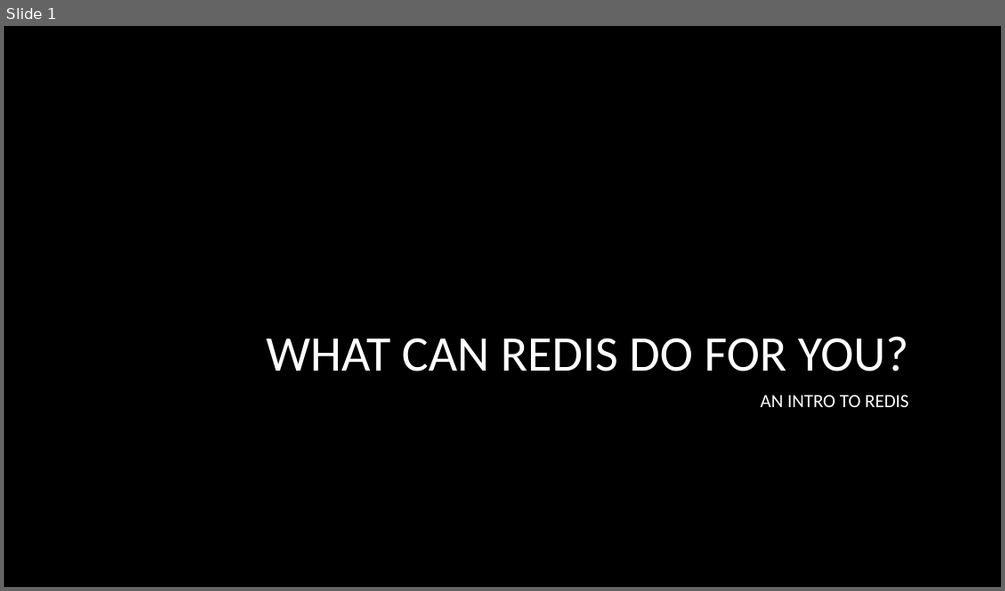
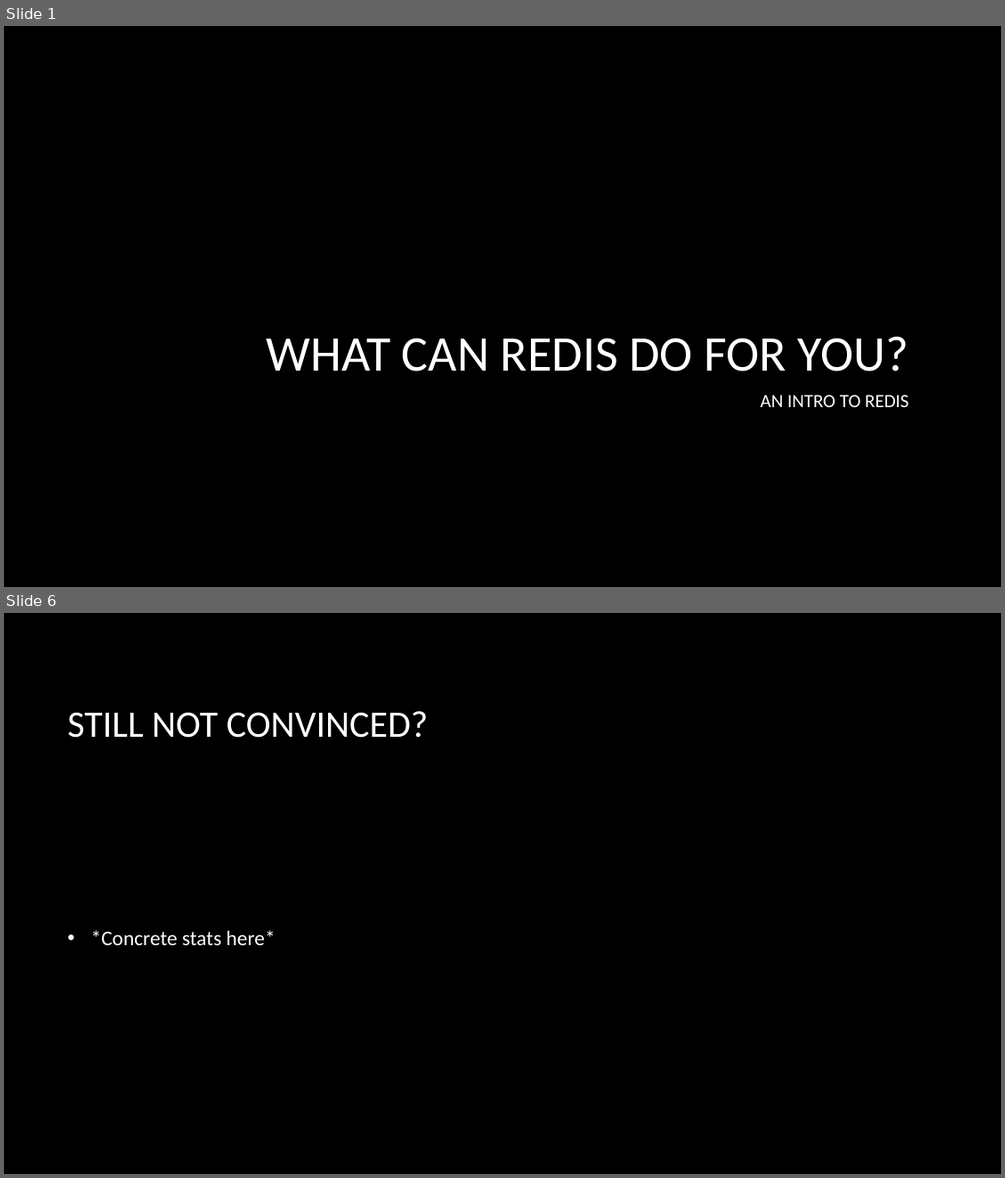
Before and after one commit to zoldham/Redis-Intro, a slide deck: Presenters/Presentation.pptx. Shown one above the other, each under a label of ours: slide 1 before the commit, slides 1 and 6 after it; the slides between them are not shown. The pictures are 1005x591 and 1005x1178 pixels, drawn with LibreOffice and Linux fonts; fonts in the diff are those of the drawing; background and template pictures are left out. Boxes give left, top, right and bottom in pixels: in the first picture for what was removed or moved away, otherwise in the second. Text is boxed around its words. In the diff, an @@ line names an element or a change of style, - is before the commit and + after.

```diff
--- a/Presenters/Presentation.pptx
+++ b/Presenters/Presentation.pptx
@@ slide 6 added at (4,613,1001,1174), background picture (left out) @@
@@ title added at (67,711,429,738), 36 pt, text #FFFFFF @@
+STILL NOT CONVINCED?
@@ text added at (91,930,275,945), 20 pt, text #FFFFFF @@
+• *Concrete stats here*
```
Also in this commit, not shown: 4 slides changed, 1 other slide added, 3 other files.
